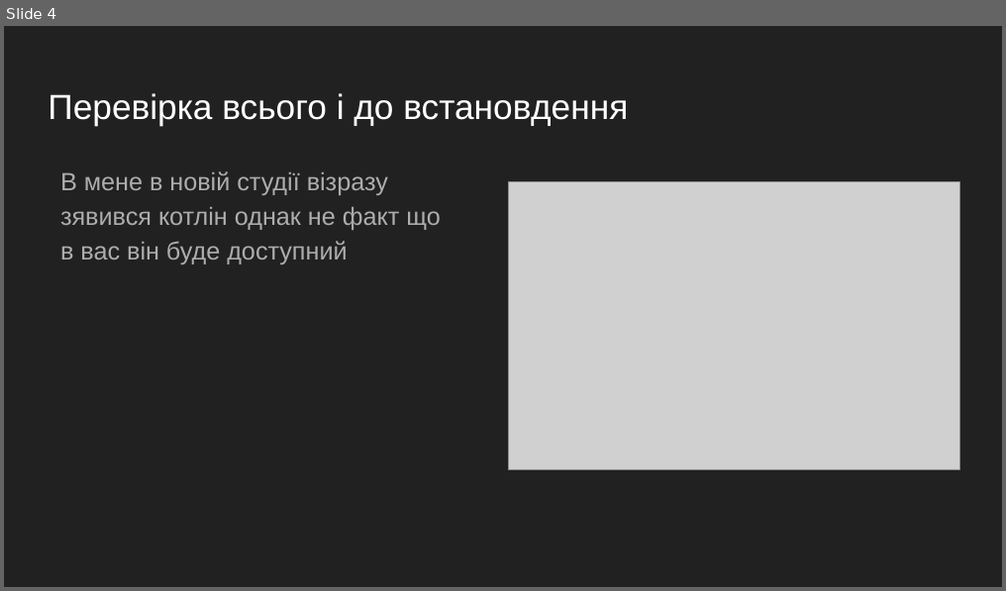
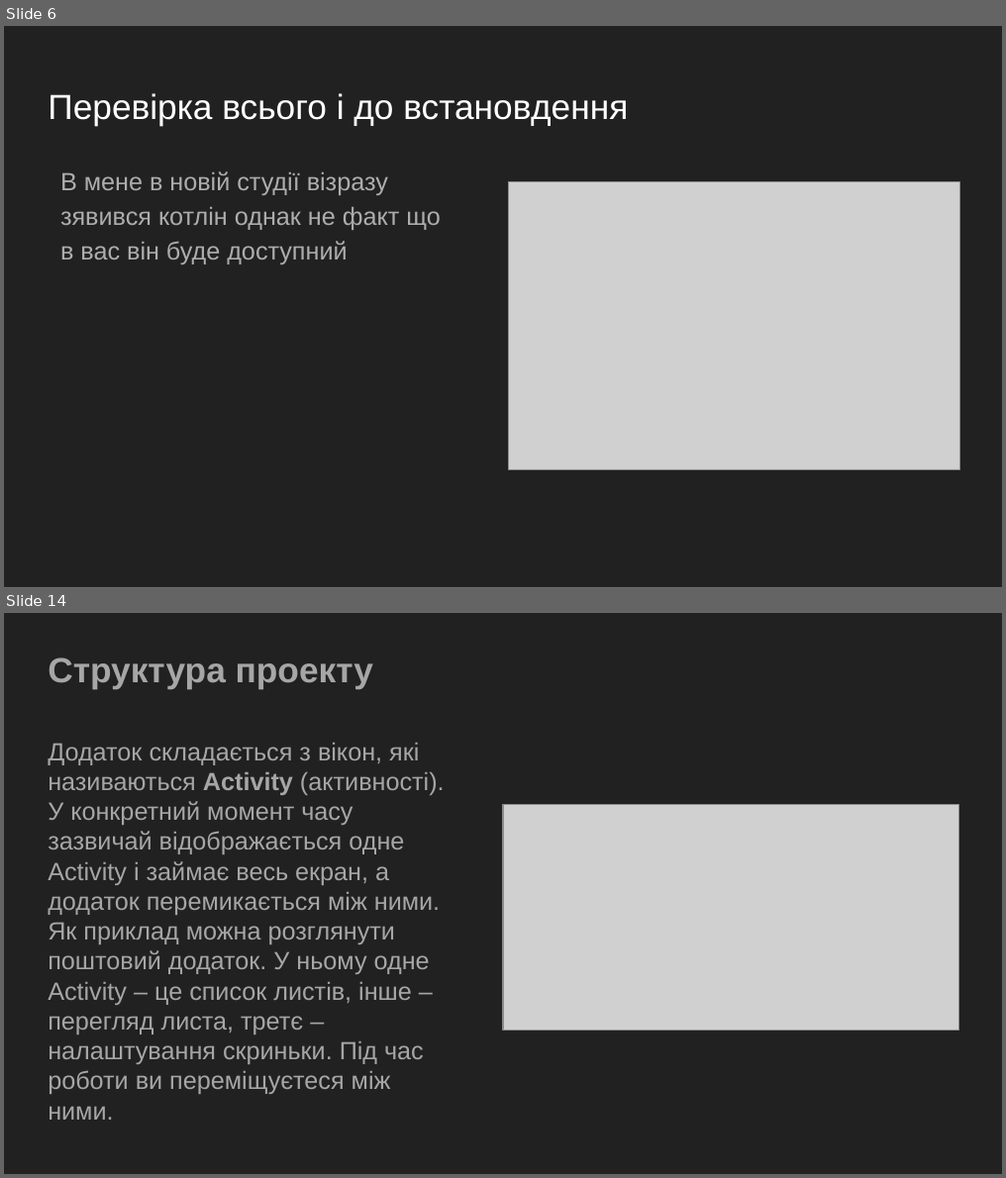
Before and after one commit to GeorgKantsedal/MMP-KKS-tasks, a slide deck: lectures materials/cross platform programming/3. Android studio setup.pptx. Shown one above the other, each under a label of ours: slide 4 before the commit, slides 6 and 14 after it; the slides between them are not shown. The pictures are 1006x591 and 1006x1178 pixels, drawn with LibreOffice and Linux fonts; fonts in the diff are those of the drawing; grey boxes stand for pictures. Boxes give left, top, right and bottom in pixels: in the first picture for what was removed or moved away, otherwise in the second. Text is boxed around its words. In the diff, an @@ line names an element or a change of style, - is before the commit and + after.

```diff
--- a/lectures materials/cross platform programming/3. Android studio setup.pptx
+++ b/lectures materials/cross platform programming/3. Android studio setup.pptx
@@ slide 14 added at box(4, 613, 1002, 1174), background #212121 @@
@@ title added at box(48, 658, 373, 689), 25.2 pt, text #A6A6A6, bold @@
+Структура проекту
@@ text added at box(48, 743, 445, 1120), 18 pt, text #A6A6A6 @@
+Додаток складається з вікон, які називаються Activity (активності). У конкретний момент часу зазвичай відображається одне Activity і займає весь екран, а додаток перемикається між ними. Як приклад можна розглянути поштовий додаток. У ньому одне Activity – це список листів, інше – перегляд листа, третє – налаштування скриньки. Під час роботи ви переміщуєтеся між ними.
@@ picture added at box(503, 805, 959, 1031) @@
@@ what was slide 4 is now slide 6 @@
```
Also in this commit, not shown: 16 other slides added, 2 slides removed.
